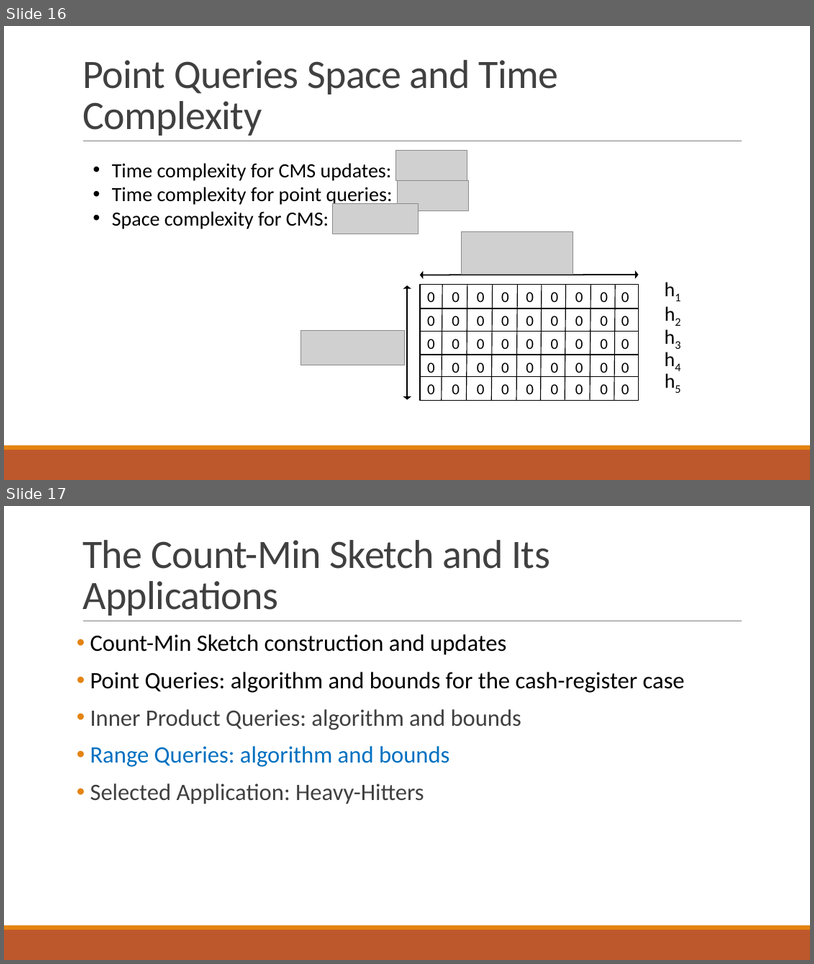
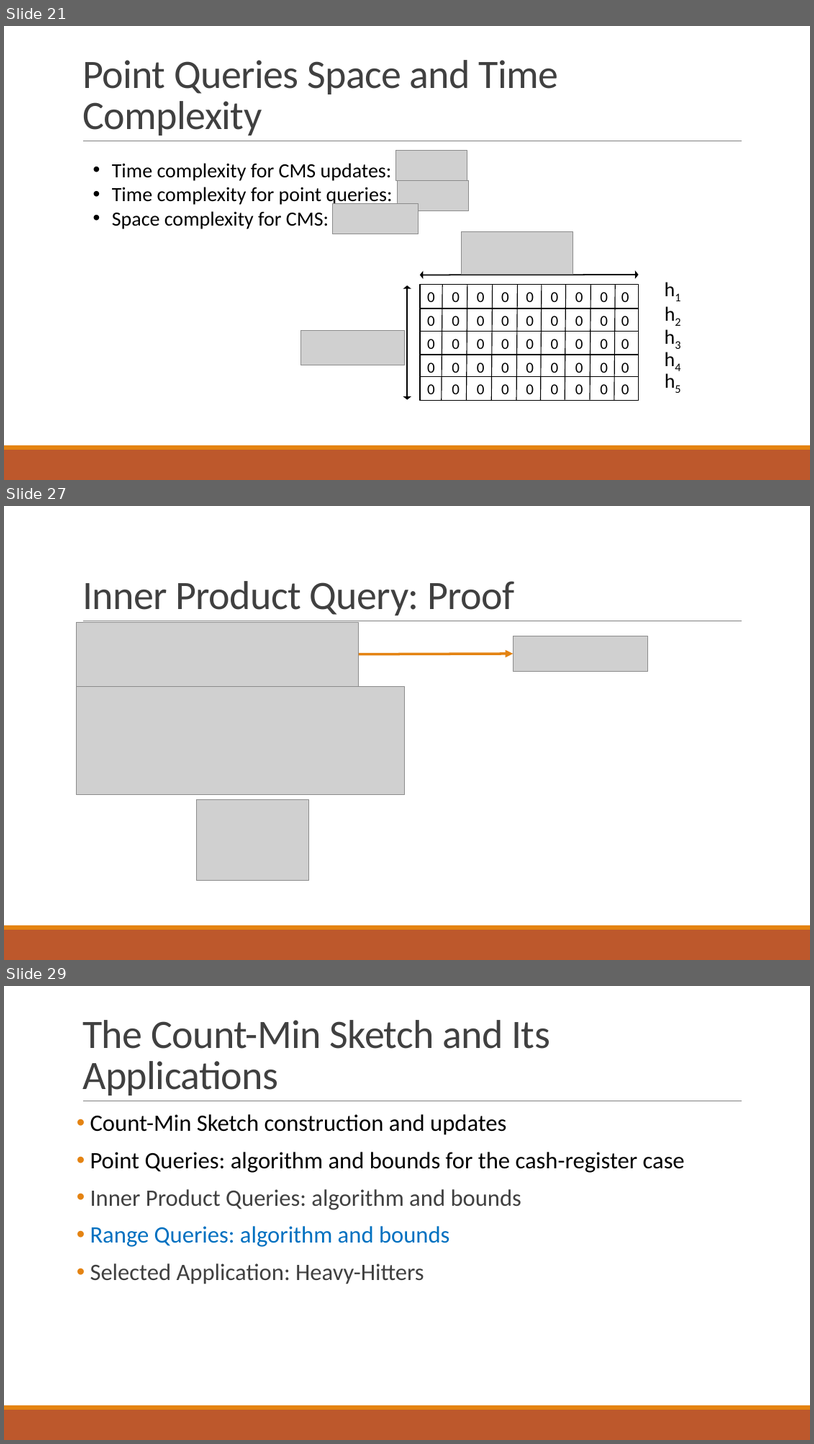
Before and after one commit to ewagner46/count_min_sketch_technical_summary, a slide deck: count_min_sketch_talk_EW.pptx. Shown one above the other, each under a label of ours: slides 16 and 17 before the commit, slides 21, 27 and 29 after it; the slides between them are not shown. The pictures are 814x964 and 814x1444 pixels, drawn with LibreOffice and Linux fonts; fonts in the diff are those of the drawing; grey boxes stand for pictures. Boxes give left, top, right and bottom in pixels: in the first picture for what was removed or moved away, otherwise in the second. Text is boxed around its words. In the diff, an @@ line names an element or a change of style, - is before the commit and + after.

Commit message:
range query tex revisions. added ravi and matts slides

```diff
--- a/count_min_sketch_talk_EW.pptx
+++ b/count_min_sketch_talk_EW.pptx
@@ slide 27 added at bbox=[4, 506, 810, 960], background #FFFFFF; not listed: 3 template elements that a slide beside it also shows @@
@@ title added at bbox=[82, 581, 514, 615], 48 pt, text #404040 @@
+Inner Product Query: Proof
@@ picture added at bbox=[77, 622, 359, 686] @@
@@ arrow added from (359, 654) to (513, 654), #E48312 3 pt @@
@@ picture added at bbox=[513, 636, 648, 671] @@
@@ picture added at bbox=[77, 686, 405, 795] @@
@@ picture added at bbox=[197, 800, 309, 880] @@
@@ what was slide 16 is now slide 21 @@
@@ what was slide 17 is now slide 29 @@
```
Also in this commit, not shown: 6 slides changed, 12 other slides added, 1 other file.
